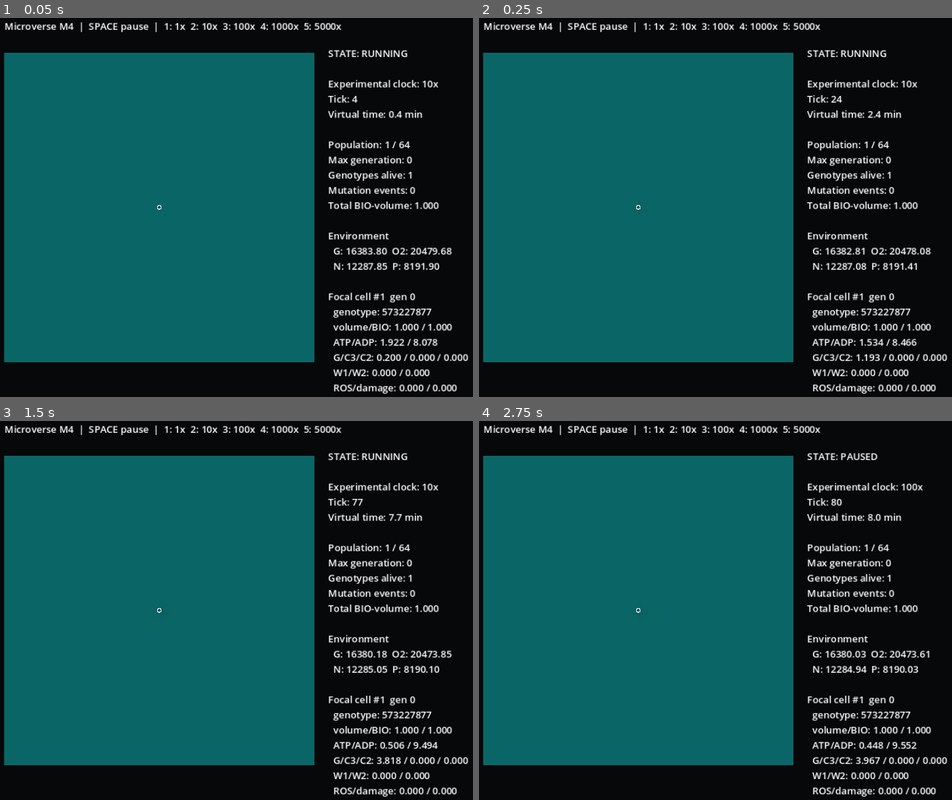
Above: before the commit, frames 1-4 (two rows, left to right).
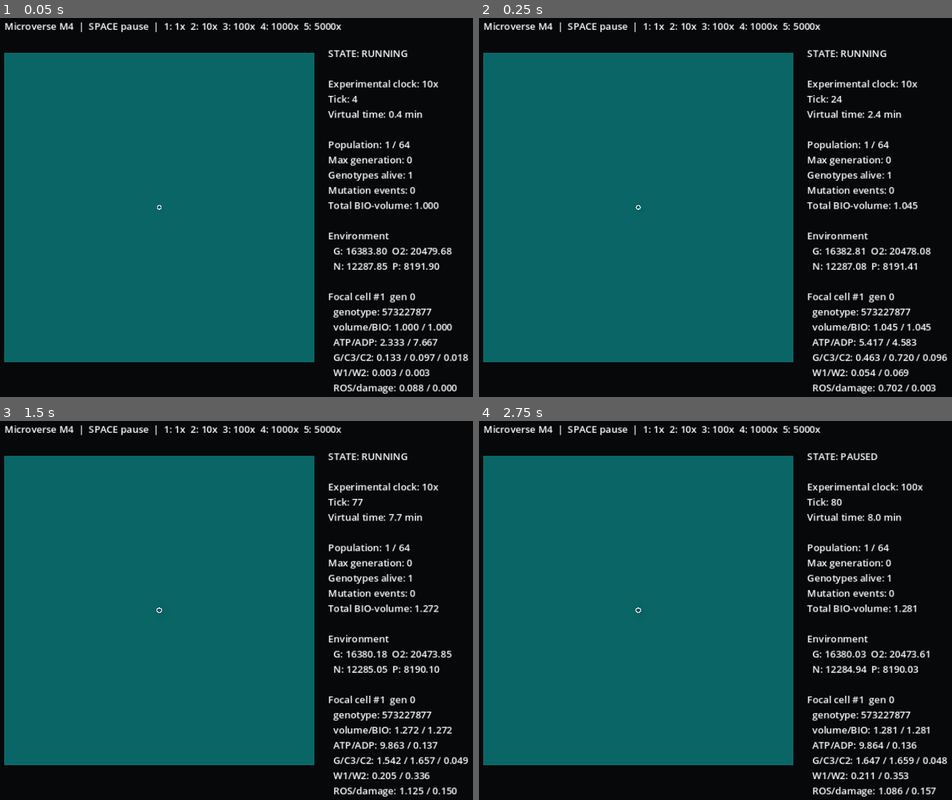
Above: after the commit, the same moments.

Repository: Feynman26/Microverse
Game: Godot game, scene res://src/ui/main.tscn
Two runs of this game, one before a commit and one after it. Both use one fixed random seed, a clock stepped at 60 frames per second and the inputs below.
Inputs:
- Up to frame 1 (0.05 s): no input
- Up to frame 2 (0.25 s): no input
- Up to frame 3 (1.5 s): tap Enter at 0.5 s; tap 1 at 0.6 s; tap Space at 0.77, 1.25 s; tap 2 at 1.35 s
- Up to frame 4 (2.75 s): tap Space at 1.52 s; tap Enter at 2 s; tap 3 at 2.1 s

The runs differ from the first frame. In frame 1, 0.2% of the frame differs, in the area x 80-99%, y 84-99%; in frame 2, 0.4%; in frame 3, 0.5%; in frame 4, 0.5%, in the area x 33-99%, y 48-99%.
Error before the commit: Invalid access to property or key 'proteins' on a base object of type 'RefCounted (ExpressionState)'. (res://src/biology/cell_state.gd:85)

Commit message:
fix: use persistent protein cohorts for living-cell catalysis

Diff:
--- a/src/biology/cell_state.gd
+++ b/src/biology/cell_state.gd
@@ -22,14 +22,7 @@
 var damage: float = 0.0
 var energy_debt: float = 0.0
 
-func _init(
-	p_id: int = 0,
-	p_parent_id: int = -1,
-	p_generation: int = 0,
-	p_birth_tick: int = 0,
-	p_position: Vector2 = Vector2.ZERO,
-	p_volume: float = 1.0
-) -> void:
+func _init(p_id: int = 0, p_parent_id: int = -1, p_generation: int = 0, p_birth_tick: int = 0, p_position: Vector2 = Vector2.ZERO, p_volume: float = 1.0) -> void:
 	id = p_id
 	parent_id = p_parent_id
 	generation = p_generation
@@ -82,7 +75,7 @@
 	assert(genome != null and expression_state != null)
 	assert(not metabolites.is_empty())
 	last_expression_stats = ExpressionSolverScript.step(expression_state, genome, metabolites, dt, rng, config)
-	last_fluxes = MetabolicSolverScript.step(metabolites, genome, reactions, dt, volume, config, expression_state.proteins)
+	last_fluxes = MetabolicSolverScript.step(metabolites, genome, reactions, dt, volume, config, {}, expression_state.protein_cohorts)
 	_sync_volume_from_biomass(config)
 	_pay_maintenance(dt, config)
 	_update_damage_and_repair(dt, config)
@@ -93,10 +86,8 @@
 	var required: float = float(config.maintenance_atp_rate_per_volume) * volume * dt
 	var paid: float = MetabolicSolverScript.spend_atp(metabolites, required)
 	var unmet: float = required - paid
-	if unmet > 0.0:
-		energy_debt += unmet
-	else:
-		energy_debt = maxf(0.0, energy_debt - required * 0.25)
+	if unmet > 0.0: energy_debt += unmet
+	else: energy_debt = maxf(0.0, energy_debt - required * 0.25)
 
 func _update_damage_and_repair(dt: float, config) -> void:
 	var current_ros: float = pool("ROS")
@@ -106,8 +97,7 @@
 	var possible_repair: float = minf(damage, float(config.basal_repair_rate) * dt)
 	var requested_cost: float = possible_repair * float(config.repair_atp_cost)
 	var paid: float = MetabolicSolverScript.spend_atp(metabolites, requested_cost)
-	if requested_cost > 0.0:
-		possible_repair *= paid / requested_cost
+	if requested_cost > 0.0: possible_repair *= paid / requested_cost
 	damage = maxf(0.0, damage - possible_repair)
 
 func _sync_volume_from_biomass(config) -> void:
@@ -129,12 +119,10 @@
 	assert(ready_to_divide(config))
 	assert(expression_state != null)
 	MetabolicSolverScript.spend_atp(metabolites, float(config.division_atp_cost))
-	var partition_jitter: float = float(config.partition_jitter)
-	var ratio: float = 0.5 + float(rng.randf_range(-partition_jitter, partition_jitter))
+	var ratio: float = 0.5 + float(rng.randf_range(-float(config.partition_jitter), float(config.partition_jitter)))
 	var offset_scale: float = float(config.daughter_offset_grid)
 	var first_offset: Vector2 = Vector2(float(rng.randf_range(-1.0, 1.0)), float(rng.randf_range(-1.0, 1.0))).normalized() * offset_scale
-	if first_offset == Vector2.ZERO:
-		first_offset = Vector2(offset_scale, 0.0)
+	if first_offset == Vector2.ZERO: first_offset = Vector2(offset_scale, 0.0)
 	var second_offset: Vector2 = -first_offset
 	var pool_partitions: Array = MetabolicSolverScript.partition(metabolites, ratio)
 	var expression_partitions: Array = ExpressionSolverScript.partition(expression_state, ratio, rng, config)
